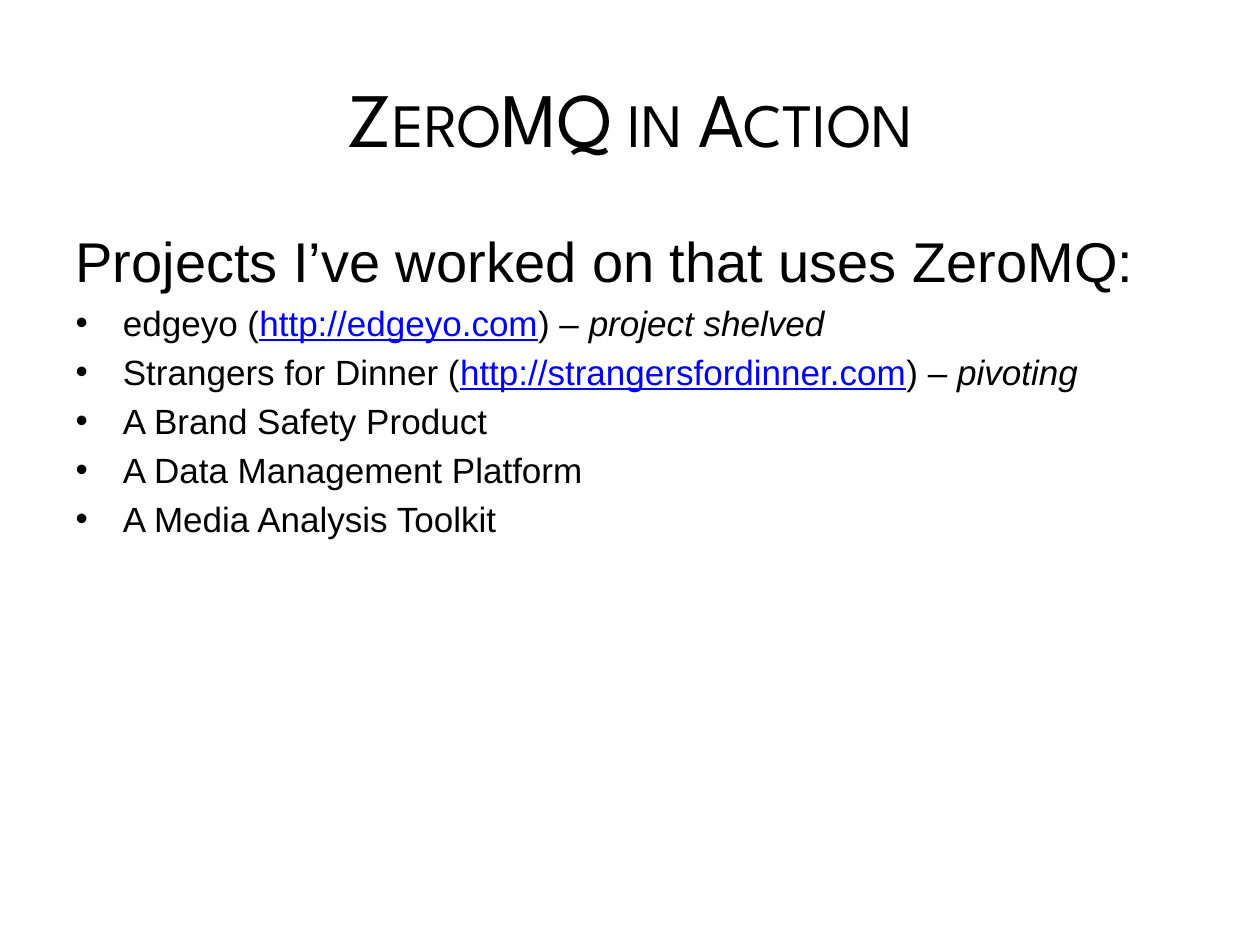
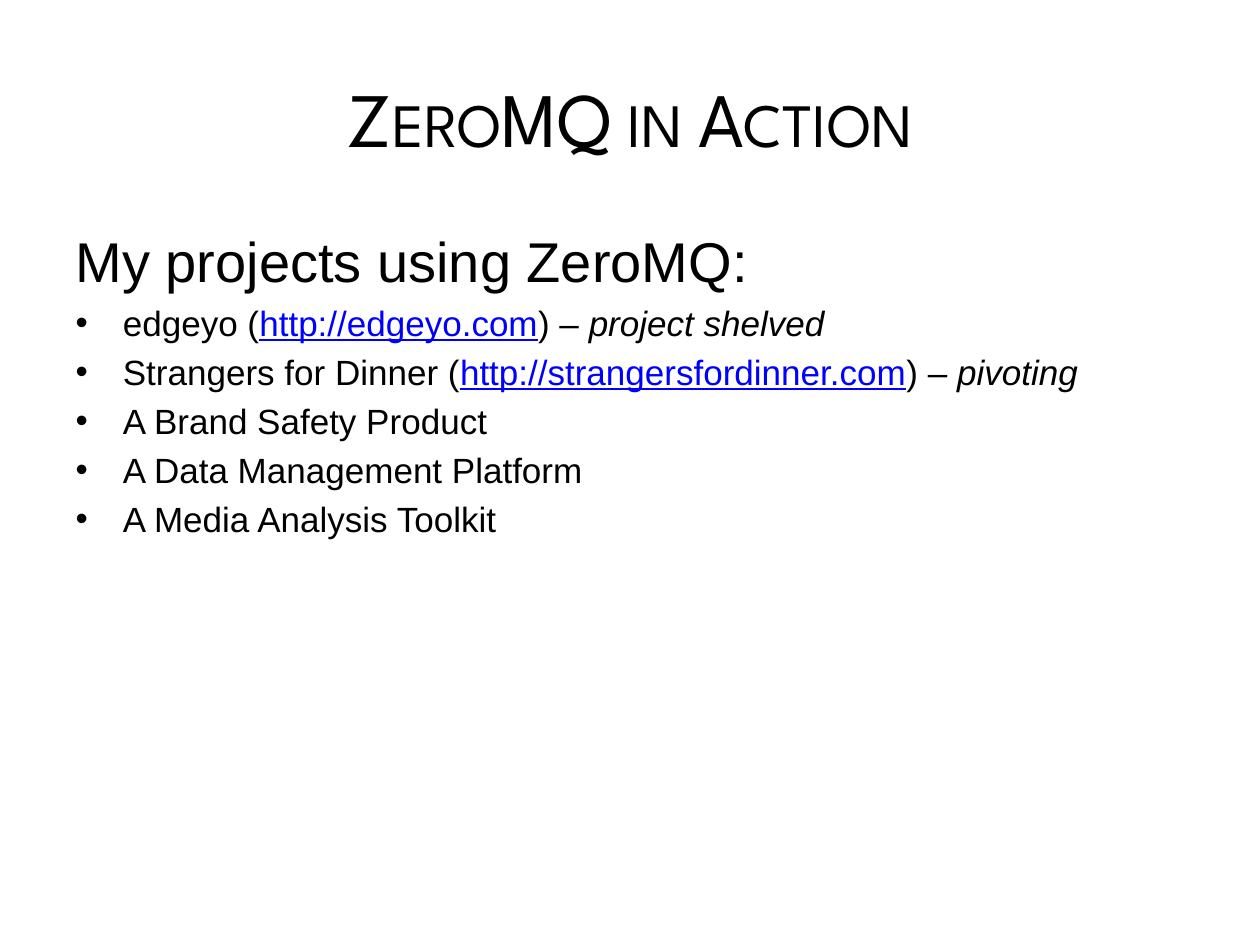
Before and after one commit to chewxy/SyPyOct2012, a slide deck: slide 17 of ZeroMQ.pptx (slide 16 before the commit). Drawn at 1260x945 pixels with LibreOffice and Linux fonts; fonts in the diff are those of the drawing. Boxes give left, top, right and bottom in pixels: in the first picture for what was removed or moved away, otherwise in the second. Text is boxed around its words. In the diff, an @@ line names an element or a change of style, - is before the commit and + after.

```diff
--- a/ZeroMQ.pptx
+++ b/ZeroMQ.pptx
@@ text at (76, 241, 748, 293): text changed @@
-Projects I’ve worked on that uses ZeroMQ:
+My projects using ZeroMQ:
```
Also in this commit, not shown: 3 other slides changed, 1 slide added, 1 slide removed, 1 other file.
